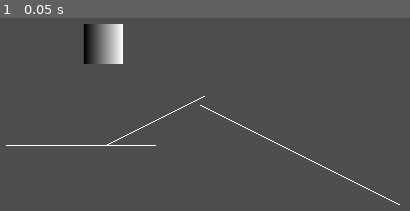
Above: before the commit, frame 1.
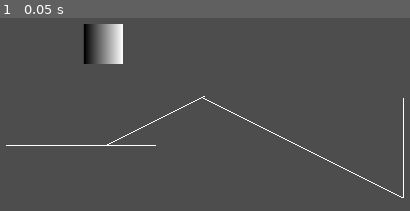
Above: after the commit, the same moment.

Repository: JyarlJung/Platformer
Game: Godot game, scene res://scenes/stage.tscn
Two runs of this game, one before a commit and one after it. Both use one fixed random seed, a clock stepped at 60 frames per second and the inputs below.
Inputs:
- Up to frame 1 (0.05 s): no input

The runs differ from the first frame. In frame 1, 0.6% of the frame differs, in the area x 48-99%, y 41-97%.

Commit message:
entity changed

Diff:
--- a/scenes/stage.tscn
+++ b/scenes/stage.tscn
@@ -49,9 +49,9 @@
 mask = 0
 
 [node name="Collider3" type="Node3D" parent="."]
-transform = Transform3D(1, 0, 0, 0, 1, 0, 0, 0, 1, -0.0558205, -0.530075, 0)
+transform = Transform3D(1, 0, 0, 0, 1, 0, 0, 0, 1, -0.029172, -0.461549, 0)
 script = ExtResource("1_13icl")
-points = Array[Vector3]([Vector3(0, 0, 0), Vector3(2, -1, 0)])
+points = Array[Vector3]([Vector3(0, 0, 0), Vector3(2, -1, 0), Vector3(2, 0, 0)])
 width = 0.2
 layer = 16
 mask = 0
--- a/scripts/Collider.gd
+++ b/scripts/Collider.gd
@@ -1,3 +1,4 @@
+@tool
 class_name Collider
 
 extends Node3D
--- a/scripts/Global.gd
+++ b/scripts/Global.gd
@@ -1,3 +1,4 @@
+@tool
 class_name Global
 
 extends Node
@@ -48,7 +49,7 @@
 
 
 func _process(_delta):
-	if is_draw_debug:
+	if is_draw_debug or Engine.is_editor_hint():
 		draw_debug()
 	_time_delta = _time_delta_fixed * time_scale
 	_time +=_time_delta
